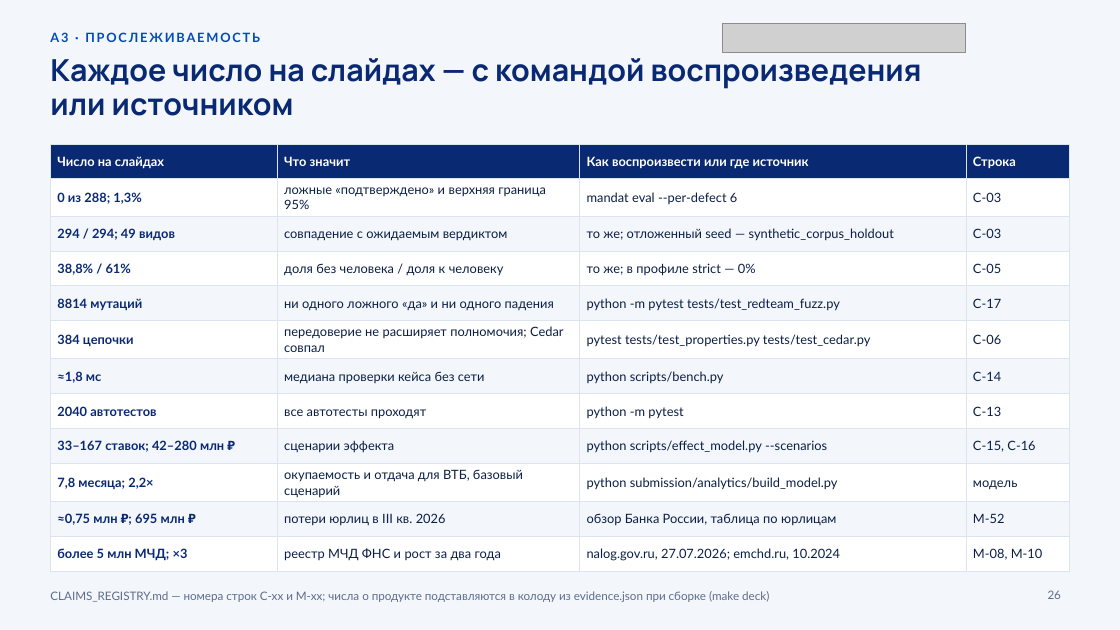
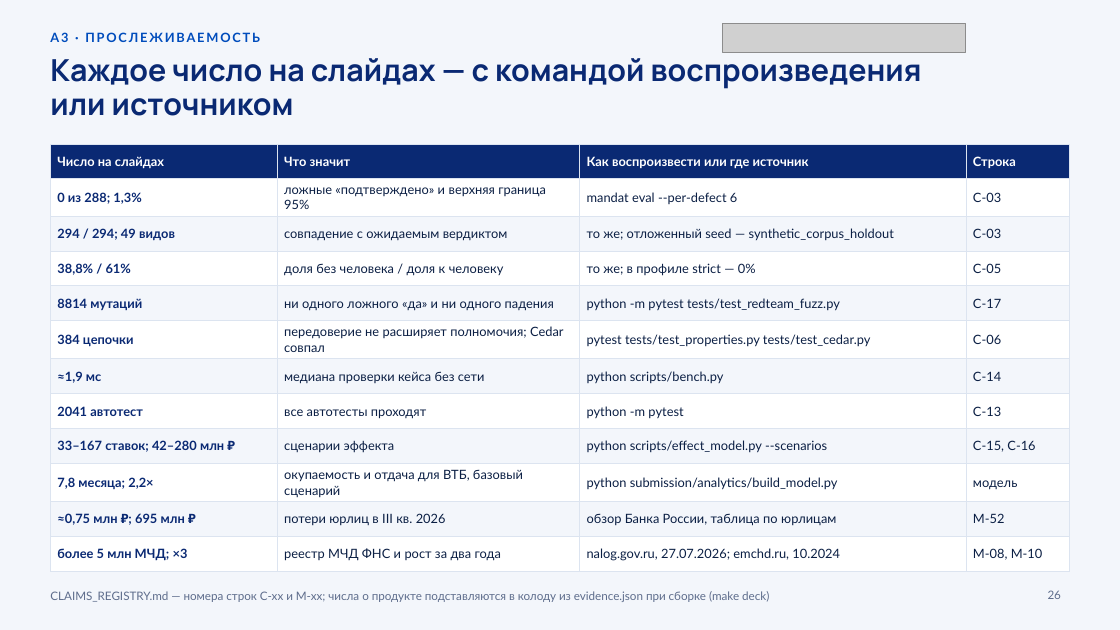
Before and after one commit to KonkovDV/Mandat, a slide deck: slide 26 of submission/slides/Mandat_VTB.pptx. Drawn at 1120x630 pixels with LibreOffice and Linux fonts; fonts in the diff are those of the drawing; grey boxes stand for pictures; background and template pictures are left out. Boxes give left, top, right and bottom in pixels: in the first picture for what was removed or moved away, otherwise in the second. Text is boxed around its words. In the diff, an @@ line names an element or a change of style, - is before the commit and + after.

```diff
--- a/submission/slides/Mandat_VTB.pptx
+++ b/submission/slides/Mandat_VTB.pptx
@@ table at [50,145,1070,565] @@
-row 7, column 1: ≈1,8 мс
+row 7, column 1: ≈1,9 мс
-row 8, column 1: 2040 автотестов
+row 8, column 1: 2041 автотест
```
Also in this commit, not shown: 7 other slides changed, 32 other files.
